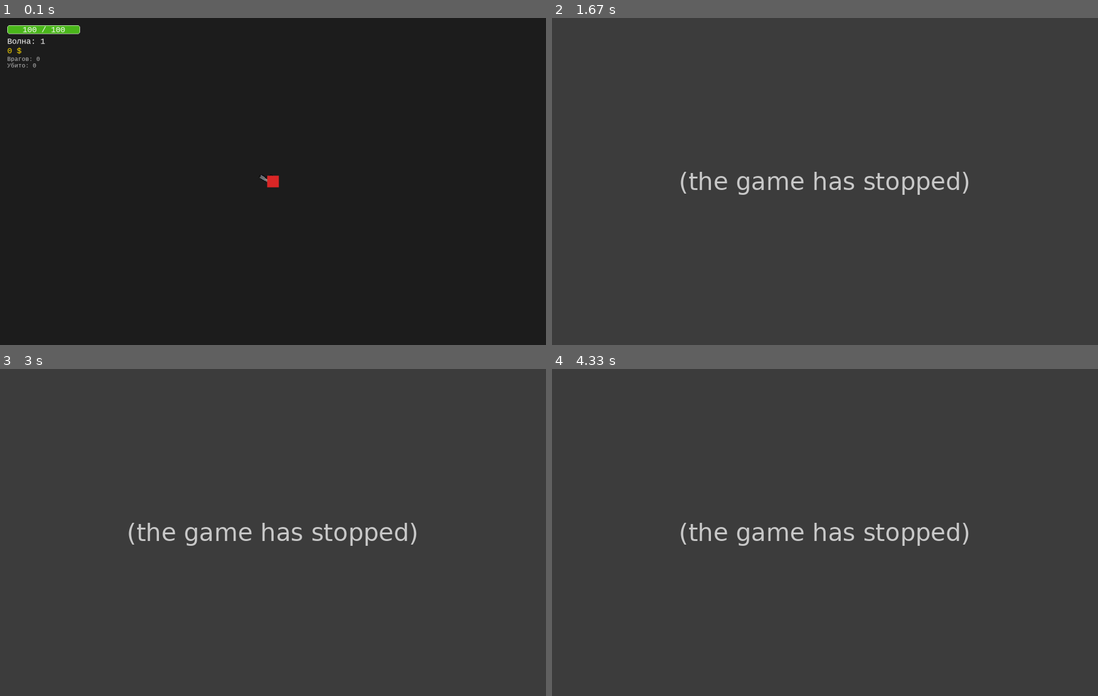
Above: before the commit, frames 1-4 (two rows, left to right).
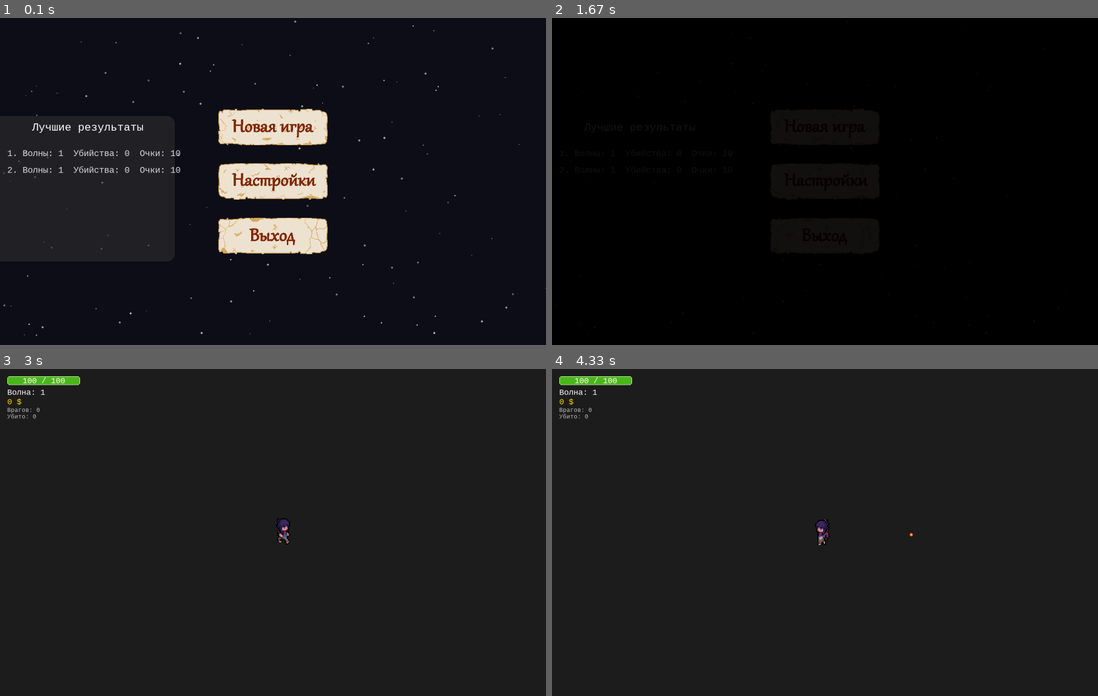
Above: after the commit, the same moments.

Repository: te1ny/blitzframe
Game: pygame game, started from game/main.py
The game is run twice, just before and just after one commit, with the same random seed, the same clock (stepped at 60 frames per second) and the same inputs.
Inputs (mouse positions are in pixels of both pictures, inside the frame that each line leads up to):
- Up to frame 1 (0.1 s): no input
- Up to frame 2 (1.67 s): press the mouse at (825, 181) at 0.37 s; move the mouse to (814, 135) at 0.47 s; release the mouse at (803, 93) at 0.6 s; hold Esc 0.67-1.13 s; hold D 0.67-1.13 s; move the mouse to (879, 204) at 0.7 s
- Up to frame 3 (3 s): click (273, 476) at 1.78 s; hold D from 2.53 s (still down)
- Up to frame 4 (4.33 s): release D at 3 s; hold A 3.03-3.57 s; move the mouse to (1016, 594) at 3.07 s; hold S 3.6-3.9 s; move the mouse to (934, 512) at 3.63 s; press the mouse at (825, 532) at 3.97 s; move the mouse to (814, 470) at 4.07 s; release the mouse at (797, 411) at 4.2 s; hold A from 4.27 s (still down); move the mouse to (879, 411) at 4.3 s

The runs differ from the first frame. In frame 1, 7.8% of the frame differs, in the area x 0-100%, y 0-98%; in frame 2, 100%, in the area x 0-100%, y 0-100%; in frame 3, 100%; in frame 4, 100%.
Before the commit the program exited at 0.67 s; later frames show no game.

Commit message:
Создание главного меню и подвязка спрайта главного героя

Diff:
--- a/game/groups.py
+++ b/game/groups.py
@@ -30,7 +30,7 @@
         else:
             self.shake_offset = pygame.Vector2()
 
-        objects_sprites = sorted(self.sprites(), key=lambda x: x.rect.centery)
+        objects_sprites = sorted(self.sprites(), key=lambda x: (x.rect.centery, getattr(x, 'z_index', 0)))
         for sprite in objects_sprites:
             self.display_surface.blit(sprite.image, sprite.rect.topleft + self.offset + self.shake_offset)
             if hasattr(sprite, 'draw_health'):
--- a/game/main.py
+++ b/game/main.py
@@ -1,5 +1,7 @@
 from settings import *
 import states.gameplay
+import states.menu
+from states.menu import Background
 from groups import AllSprites
 from support import *
 from sprites import *
@@ -17,12 +19,17 @@
         self.music_volume = 0.3
         self.sounds_volume = 0.3
 
+        create_score_json()
+
+        self.background = Background((WINDOW_WIDTH, WINDOW_HEIGHT))
+
         self.reset_game()
         self.sound = Sound(self)
 
     def reset_game(self):
         self.game_paused = False
         self.all_sprites = AllSprites()
+        self.buttons_sprites = pygame.sprite.Group()
         self.enemy_sprites = pygame.sprite.Group()
         self.bullet_sprites = pygame.sprite.Group()
         self.enemies_bullet_sprites = pygame.sprite.Group()
@@ -36,17 +43,29 @@
         self.load_assets()
 
         self.states = {
-            'gameplay': states.gameplay.Gameplay(self),
-            'shop':     states.gameplay.Shop(self),
-            'game_over': states.gameplay.GameOver(self),
+            'main_menu':  states.menu.Menu(self),
+            'settings':   states.menu.Settings(self),
+            'gameplay':   states.gameplay.Gameplay(self),
+            'shop':       states.gameplay.Shop(self),
+            'game_over':  states.gameplay.GameOver(self),
         }
 
-        self.current_state = self.states['gameplay']
+        self.current_state = self.states['main_menu']
         self.current_state.on_enter()
 
-    def change_state(self, new_state: str, animation=False):
-        self.current_state = self.states[new_state]
-        self.current_state.on_enter()
+    def change_state(self, new_state: str, animation=True):
+        def state_func():
+            self.buttons_sprites.empty()
+            self.current_state = self.states[new_state]
+            self.current_state.on_enter()
+        if animation:
+            transition_effect(
+                surface=self.display_surface,
+                callback=state_func,
+                draw_callback=lambda: self.current_state.draw()
+            )
+        else:
+            state_func()
 
     def play_sound(self, name):
         if hasattr(self, 'sound') and name in self.sound.sounds:
@@ -58,13 +77,31 @@
                 surf, (int(surf.get_width() * scale), int(surf.get_height() * scale))
             )
 
+        # player frames — 8 directions, list of surfaces sorted by frame index
+        directions = ['down', 'left_down', 'left', 'left_up', 'up', 'right_up', 'right', 'right_down']
+        self.player_frames = {}
+        for direction in directions:
+            frames_dict = folder_importer('images', 'player', direction)
+            frames_list = [surf for _, surf in sorted(frames_dict.items(), key=lambda item: int(item[0]))]
+            self.player_frames[direction] = [scale_frame(surf, scale=3) for surf in frames_list]
+
+        # enemy frames
         self.enemies_frames_dict = {}
         for enemy_type in ['normal', 'fast', 'heavy']:
             frames = folder_importer('images', 'enemies', enemy_type)
             self.enemies_frames_dict[enemy_type] = {k: scale_frame(v) for k, v in frames.items()}
 
         boss_frames = folder_importer('images', 'enemies', 'first_boss')
-        self.enemies_frames_dict['first_boss'] = {k: scale_frame(v, scale=2.0) for k, v in boss_frames.items()}
+        self.enemies_frames_dict['first_boss'] = {k: scale_frame(v, scale=0.8) for k, v in boss_frames.items()}
+
+        # button images
+        self.buttons_frames = folder_importer('images', 'buttons')
+
+        # fonts (SysFont — no TTF file available)
+        self.m_font  = pygame.font.SysFont('monospace', 40)
+        self.l_font  = pygame.font.SysFont('monospace', 80)
+        self.s_font  = pygame.font.SysFont('monospace', 30)
+        self.xs_font = pygame.font.SysFont('monospace', 24)
 
     def run(self):
         while self.running:
@@ -74,8 +111,6 @@
                 if event.type == pygame.QUIT:
                     self.running = False
                 if event.type == pygame.KEYDOWN:
-                    if event.key == pygame.K_ESCAPE:
-                        self.running = False
                     if event.key == pygame.K_r:
                         self.reset_game()
 
--- a/game/sound.py
+++ b/game/sound.py
@@ -9,14 +9,14 @@
         self.sounds = sound_importer('sounds')        # pistol_shot, etc. (только верхний уровень)
         self.step_sounds = list(audio_importer(join('sounds', 'steps')).values())
         self.prev_state = None
-        self.state = 'gameplay'
+        self.state = 'main_menu'
         self.current_music = None
 
     def play_music(self):
         if self.state != self.prev_state:
             if self.current_music:
                 self.current_music.fadeout(1000)
-            music_map = {'gameplay': 'gameplay', 'shop': 'shop'}
+            music_map = {'gameplay': 'gameplay', 'shop': 'shop', 'main_menu': 'menu', 'settings': 'menu'}
             key = music_map.get(self.state)
             if key and key in self.music:
                 self.current_music = self.music[key]
--- a/game/sprites.py
+++ b/game/sprites.py
@@ -25,27 +25,61 @@
 # =============== player =====================
 
 class Player(pygame.sprite.Sprite):
-    def __init__(self, groups, pos, game):
+    def __init__(self, groups, pos, frames, game):
         super().__init__(groups)
         self.game = game
-        surf = pygame.Surface((PLAYER_SIZE, PLAYER_SIZE))
-        surf.fill((220, 40, 40))
-        self.image = surf
+        self.frames = frames
+        self.state = 'down'
+        self.last_state = 'down'
+        self.frame_index = 1
+
+        self.death_frame = pygame.image.load(join('images', 'player', 'death.png')).convert_alpha()
+        self.death_frame = pygame.transform.scale(
+            self.death_frame,
+            (int(self.death_frame.get_width() * 3), int(self.death_frame.get_height() * 3))
+        )
+
+        self.image = self.frames[self.state][self.frame_index]
         self.rect = self.image.get_rect(center=pos)
-        self.hitbox_rect = self.rect.copy()
+        self.hitbox_rect = self.rect.inflate(-30, -50)
 
         self.direction = pygame.Vector2()
         self.speed = 150
-        self.state = 'down'
 
         self.health = self.max_health = 100
         self.player_alive = True
         self.damage_delay_timer = Timer(1000, False, False)
 
-        # шаги
         self.step_cooldown = False
         def _step_reset(): self.step_cooldown = False
         self.step_timer = Timer(400, False, False, _step_reset)
+
+    def get_state(self):
+        x, y = self.direction.x, self.direction.y
+        if x == 0 and y == 0:
+            return self.last_state
+        if x > 0 and y < 0: return 'right_up'
+        if x > 0 and y > 0: return 'right_down'
+        if x < 0 and y < 0: return 'left_up'
+        if x < 0 and y > 0: return 'left_down'
+        if x > 0: return 'right'
+        if x < 0: return 'left'
+        if y > 0: return 'down'
+        if y < 0: return 'up'
+        return self.last_state
+
+    def animate(self, dt):
+        state = self.get_state()
+        moving = self.direction.length_squared() > 0
+        if moving:
+            self.frame_index += 10 * dt
+            self.last_state = state
+        else:
+            self.frame_index = 1
+            state = self.last_state
+        frame_list = self.frames[state]
+        self.image = frame_list[int(self.frame_index) % len(frame_list)]
+        self.state = state
 
     def input(self):
         keys = pygame.key.get_pressed()
@@ -75,14 +109,13 @@
 
     def death(self):
         self.player_alive = False
-        surf = pygame.Surface((PLAYER_SIZE, PLAYER_SIZE))
-        surf.fill((80, 80, 80))
-        self.image = surf
+        self.image = self.death_frame
 
     def update(self, dt):
         if self.player_alive:
             self.input()
             self.move(dt)
+            self.animate(dt)
             self.damage_delay_timer.update()
             self.step_timer.update()
 
@@ -298,6 +331,7 @@
         self.bullet_surf = pygame.image.load(join('images', 'guns', 'bullet.png')).convert_alpha()
 
         super().__init__(self.all_sprites)
+        self.z_index = 1
         self.image = self.gun_surf
         self.rect = self.image.get_rect(center=self.player.rect.center)
 
--- a/game/states/gameplay.py
+++ b/game/states/gameplay.py
@@ -1,6 +1,7 @@
 from settings import *
 from sprites import *
 from support import *
+from ui import Button
 
 
 class InGameStats:
@@ -39,6 +40,7 @@
             self.game.player = Player(
                 self.game.all_sprites,
                 (WINDOW_WIDTH // 2, WINDOW_HEIGHT // 2),
+                self.game.player_frames,
                 self.game
             )
             self.game.game_stats = self.game_stats = InGameStats(self.game)
@@ -364,6 +366,14 @@
 
     def on_enter(self):
         self.game.game_paused = True
+        stats = self.game.game_stats
+        total = calculate_total_score(stats.kills, stats.wave)
+        write_score(stats.kills, stats.wave, total)
+        self.menu_button = Button(
+            groups=self.game.buttons_sprites,
+            pos=(WINDOW_WIDTH // 2, WINDOW_HEIGHT // 2 + 120),
+            image=self.game.buttons_frames['menu']
+        )
 
     def draw(self):
         self.game.all_sprites.draw(self.game.player.rect.center)
@@ -380,11 +390,16 @@
         stats = self.game.game_stats
 
         for surf, pos in [
-            (big_font.render('GAME OVER', True, (220, 40, 40)),         (cx, cy - 70)),
-            (font.render('Нажмите R для рестарта', True, (255,255,255)), (cx, cy + 10)),
-            (font.render(f'Убито: {stats.kills}   Волна: {stats.wave}', True, (200,200,200)), (cx, cy + 55)),
+            (big_font.render('GAME OVER', True, (220, 40, 40)),          (cx, cy - 70)),
+            (font.render('Нажмите R для рестарта', True, (255, 255, 255)), (cx, cy + 10)),
+            (font.render(f'Убито: {stats.kills}   Волна: {stats.wave}', True, (200, 200, 200)), (cx, cy + 55)),
         ]:
             surface.blit(surf, surf.get_rect(center=pos))
 
+        self.game.buttons_sprites.draw(surface)
+
     def update(self, dt):
-        pass
+        self.game.buttons_sprites.update(dt)
+        if hasattr(self, 'menu_button') and self.menu_button.is_clicked():
+            self.game.reset_game()
+            return
--- /dev/null
+++ b/game/states/menu.py
@@ -0,0 +1,158 @@
+from settings import *
+from ui import Button, Slider
+from support import load_json
+
+
+class Background:
+    def __init__(self, screen_size, speed=20):
+        self.surface = pygame.Surface(screen_size)
+        self.surface.fill((15, 15, 25))
+        self.offset = pygame.Vector2(0, 0)
+        self.direction = pygame.Vector2(1, 1).normalize()
+        self.speed = speed
+        # subtle star-like dots
+        self._dots = [
+            (random.randint(0, screen_size[0]), random.randint(0, screen_size[1]),
+             random.randint(1, 3), random.randint(80, 180))
+            for _ in range(120)
+        ]
+        self._render()
+
+    def _render(self):
+        self.surface.fill((15, 15, 25))
+        for x, y, r, a in self._dots:
+            dot = pygame.Surface((r * 2, r * 2), pygame.SRCALPHA)
+            pygame.draw.circle(dot, (255, 255, 255, a), (r, r), r)
+            self.surface.blit(dot, (x - r, y - r))
+
+    def draw(self, surface):
+        surface.blit(self.surface, (0, 0))
+
+    def update(self, dt):
+        pass
+
+
+class MainMenu:
+    music_state = 'main_menu'
+
+    def __init__(self, game):
+        self.game = game
+        self.display_surface = pygame.display.get_surface()
+
+    def on_enter(self):
+        self.create_buttons()
+
+    def create_buttons(self):
+        pass
+
+    def draw(self):
+        self.game.background.draw(self.display_surface)
+        self.game.buttons_sprites.draw(self.display_surface)
+
+    def update(self, dt):
+        self.game.background.update(dt)
+        self.game.buttons_sprites.update(dt)
+
+
+class Menu(MainMenu):
+    state_name = 'main_menu'
+
+    def create_buttons(self):
+        self.start_game_button = Button(
+            groups=self.game.buttons_sprites,
+            pos=(WINDOW_WIDTH // 2, WINDOW_HEIGHT // 3),
+            image=self.game.buttons_frames['new_game']
+        )
+        self.settings_button = Button(
+            groups=self.game.buttons_sprites,
+            pos=(WINDOW_WIDTH // 2,
+                 WINDOW_HEIGHT // 3 + self.start_game_button.rect.height + 50),
+            image=self.game.buttons_frames['settings']
+        )
+        self.exit_button = Button(
+            groups=self.game.buttons_sprites,
+            pos=(WINDOW_WIDTH // 2,
+                 WINDOW_HEIGHT // 3 + (self.start_game_button.rect.height + 50) * 2),
+            image=self.game.buttons_frames['exit']
+        )
+
+    def input(self):
+        if self.start_game_button.is_clicked():
+            self.game.change_state('gameplay')
+        if self.settings_button.is_clicked():
+            self.game.change_state('settings')
+        if self.exit_button.is_clicked():
+            self.game.running = False
+
+    def draw_score(self):
+        font = self.game.s_font
+        entry_font = self.game.xs_font
+        window_rect = pygame.Rect(0, WINDOW_HEIGHT // 2 - WINDOW_HEIGHT // 5, 480, 400)
+
+        window_surf = pygame.Surface(window_rect.size, pygame.SRCALPHA)
+        pygame.draw.rect(window_surf, (50, 50, 50, 150), window_surf.get_rect(),
+                         border_top_right_radius=20, border_bottom_right_radius=20)
+        self.display_surface.blit(window_surf, window_rect.topleft)
+
+        title = font.render('Лучшие результаты', True, (255, 255, 255))
+        self.display_surface.blit(title, title.get_rect(midtop=(window_rect.centerx, window_rect.top + 15)))
+
+        scores = load_json(join('settings', 'score.json'))
+        for i, (key, entry) in enumerate(sorted(scores.items(), key=lambda x: int(x[0]))):
+            if i >= 6:
+                break
+            text = f"{key}. Волны: {entry['waves']}  Убийства: {entry['kills']}  Очки: {entry['total']}"
+            surf = entry_font.render(text, True, (220, 220, 220))
+            self.display_surface.blit(surf, (window_rect.left + 20, window_rect.top + 90 + i * 46))
+
+    def draw(self):
+        super().draw()
+        self.draw_score()
+
+    def update(self, dt):
+        super().update(dt)
+        self.input()
+
+
+class Settings(MainMenu):
+    state_name = 'settings'
+
+    def create_buttons(self):
+        self.sounds_volume_slider = Slider(
+            groups=self.game.buttons_sprites,
+            pos=(WINDOW_WIDTH // 2, WINDOW_HEIGHT // 3),
+            size=(300, 20),
+            initial_value=self.game.sounds_volume,
+            label_text='Громкость эффектов:',
+            label_font=self.game.m_font
+        )
+        self.music_volume_slider = Slider(
+            groups=self.game.buttons_sprites,
+            pos=(WINDOW_WIDTH // 2, WINDOW_HEIGHT // 3 + 100),
+            size=(300, 20),
+            initial_value=self.game.music_volume,
+            label_text='Громкость музыки:',
+            label_font=self.game.m_font
+        )
+        self.back_button = Button(
+            groups=self.game.buttons_sprites,
+            pos=(150, 100),
+            image=self.game.buttons_frames['back']
+        )
+
+    def input(self):
+        keys = pygame.key.get_pressed()
+        prev_esc = getattr(self, '_prev_esc', False)
+        just_esc = keys[pygame.K_ESCAPE] and not prev_esc
+        self._prev_esc = bool(keys[pygame.K_ESCAPE])
+
+        if just_esc or self.back_button.is_clicked():
+            self.game.change_state('main_menu')
+            return
+
+        self.game.sounds_volume = self.sounds_volume_slider.get_value()
+        self.game.music_volume = self.music_volume_slider.get_value()
+
+    def update(self, dt):
+        super().update(dt)
+        self.input()
--- a/game/support.py
+++ b/game/support.py
@@ -1,5 +1,7 @@
 from settings import *
 import json
+import os
+import time
 
 
 class Timer:
@@ -71,3 +73,55 @@
 
 def calculate_total_score(kills, waves):
     return kills * 2 + waves * 10
+
+
+def write_json(filepath, data):
+    with open(filepath, 'w', encoding='utf-8') as f:
+        json.dump(data, f, ensure_ascii=False, indent=4)
+
+
+def create_score_json():
+    path = join('settings', 'score.json')
+    if not os.path.exists(path):
+        write_json(path, {})
+
+
+def write_score(kills, waves, total):
+    path = join('settings', 'score.json')
+    stats = {'kills': kills, 'waves': waves, 'total': total}
+    score = load_json(path)
+    if score:
+        best_scores = list(score.values())
+        best_scores.append(stats)
+        best_scores.sort(reverse=True, key=lambda x: x['total'])
+        if len(best_scores) > 10:
+            del best_scores[-1]
+    else:
+        best_scores = [stats]
+    write_json(path, {key: value for key, value in enumerate(best_scores, start=1)})
+
+
+def transition_effect(surface, callback, fade_speed=20, hold_time=0.3, draw_callback=None):
+    clock = pygame.time.Clock()
+    fade_overlay = pygame.Surface(surface.get_size()).convert_alpha()
+    for alpha in range(0, 256, fade_speed):
+        if draw_callback:
+            draw_callback()
+        fade_overlay.fill((0, 0, 0, alpha))
+        surface.blit(fade_overlay, (0, 0))
+        pygame.display.update()
+        clock.tick(60)
+    callback()
+    fade_overlay.fill((0, 0, 0, 255))
+    surface.blit(fade_overlay, (0, 0))
+    pygame.display.update()
+    start = time.time()
+    while time.time() - start < hold_time:
+        clock.tick(60)
+    for alpha in range(255, -1, -fade_speed):
+        if draw_callback:
+            draw_callback()
+        fade_overlay.fill((0, 0, 0, alpha))
+        surface.blit(fade_overlay, (0, 0))
+        pygame.display.update()
+        clock.tick(60)
--- /dev/null
+++ b/game/ui.py
@@ -0,0 +1,107 @@
+from settings import *
+
+
+class Button(pygame.sprite.Sprite):
+    def __init__(self, groups, pos, text='', font=None, size=(200, 50),
+                 bg_color='white', text_color='black', callback='', image=None):
+        super().__init__(groups)
+        self._prev_pressed = False
+        self.was_hovered = False
+        self.custom_image = image
+
+        if self.custom_image:
+            self.image = self.custom_image.copy()
+        else:
+            self.image = pygame.Surface(size)
+            self.image.fill(bg_color)
+            if font and text:
+                txt = font.render(text, True, text_color)
+                self.image.blit(txt, txt.get_rect(center=(size[0] // 2, size[1] // 2)))
+
+        self.rect = self.image.get_rect(center=pos)
+        self.hover_sound = pygame.mixer.Sound(join('sounds', 'hover.mp3'))
+        self.click_sound = pygame.mixer.Sound(join('sounds', 'click.mp3'))
+
+    def is_clicked(self):
+        mouse_pos = pygame.mouse.get_pos()
+        pressed = pygame.mouse.get_pressed()[0]
+        just = pressed and not self._prev_pressed
+        self._prev_pressed = pressed
+        if self.rect.collidepoint(mouse_pos) and just:
+            self.click_sound.play()
+            return True
+        return False
+
+    def hover(self):
+        mouse_pos = pygame.mouse.get_pos()
+        if self.rect.collidepoint(mouse_pos):
+            if not self.was_hovered:
+                self.hover_sound.play()
+            self.was_hovered = True
+            if self.custom_image:
+                self.image = self.custom_image.copy()
+                overlay = pygame.Surface(self.image.get_size(), pygame.SRCALPHA)
+                pygame.draw.ellipse(overlay, (100, 100, 100, 30), overlay.get_rect())
+                self.image.blit(overlay, (0, 0))
+        else:
+            if self.custom_image:
+                self.image = self.custom_image.copy()
+            self.was_hovered = False
+
+    def update(self, dt):
+        super().update()
+        self.hover()
+
+
+class Slider(pygame.sprite.Sprite):
+    def __init__(self, groups, pos, size=(200, 10),
+                 min_value=0.0, max_value=1.0, initial_value=0.5,
+                 color_bg='#cccccc', color_fg='#CA7842', handle_color='#4B352A',
+                 label_text='', label_font=None, label_color='white'):
+        super().__init__(groups)
+        self.width, self.height = size
+        self.min_value, self.max_value = min_value, max_value
+        self.value = initial_value
+        self.color_bg, self.color_fg, self.handle_color = color_bg, color_fg, handle_color
+        self.dragging = False
+
+        self.label_surf = None
+        label_width = label_height = 0
+        if label_text and label_font:
+            self.label_surf = label_font.render(label_text, True, label_color)
+            label_width = self.label_surf.get_width() + 10
+            label_height = self.label_surf.get_height()
+
+        self.label_width = label_width
+        self.total_height = max(self.height, label_height) + 10
+        self.image = pygame.Surface((self.width + label_width + 20, self.total_height), pygame.SRCALPHA)
+        self.rect = self.image.get_rect(center=pos)
+        self.update_slider()
+
+    def update_slider(self):
+        self.image.fill((0, 0, 0, 0))
+        slider_y = (self.total_height - self.height) // 2
+        if self.label_surf:
+            self.image.blit(self.label_surf, (0, (self.total_height - self.label_surf.get_height()) // 2))
+        progress_width = int((self.value - self.min_value) / (self.max_value - self.min_value) * self.width)
+        pygame.draw.rect(self.image, self.color_bg, (self.label_width, slider_y, self.width, self.height), border_radius=5)
+        pygame.draw.rect(self.image, self.color_fg, (self.label_width, slider_y, progress_width, self.height), border_radius=5)
+        pygame.draw.circle(self.image, self.handle_color, (self.label_width + progress_width, slider_y + self.height // 2), 10)
+
+    def get_value(self):
+        return self.value
+
+    def input(self):
+        mouse_pos = pygame.mouse.get_pos()
+        mouse_pressed = pygame.mouse.get_pressed()
+        if self.dragging and not mouse_pressed[0]:
+            self.dragging = False
+        if self.rect.collidepoint(mouse_pos) and mouse_pressed[0]:
+            self.dragging = True
+        if self.dragging:
+            rel_x = max(0, min(self.width, mouse_pos[0] - self.rect.left - self.label_width))
+            self.value = self.min_value + (rel_x / self.width) * (self.max_value - self.min_value)
+            self.update_slider()
+
+    def update(self, dt):
+        self.input()
--- /dev/null
+++ b/settings/score.json
@@ -0,0 +1,12 @@
+{
+    "1": {
+        "kills": 0,
+        "waves": 1,
+        "total": 10
+    },
+    "2": {
+        "kills": 0,
+        "waves": 1,
+        "total": 10
+    }
+}
